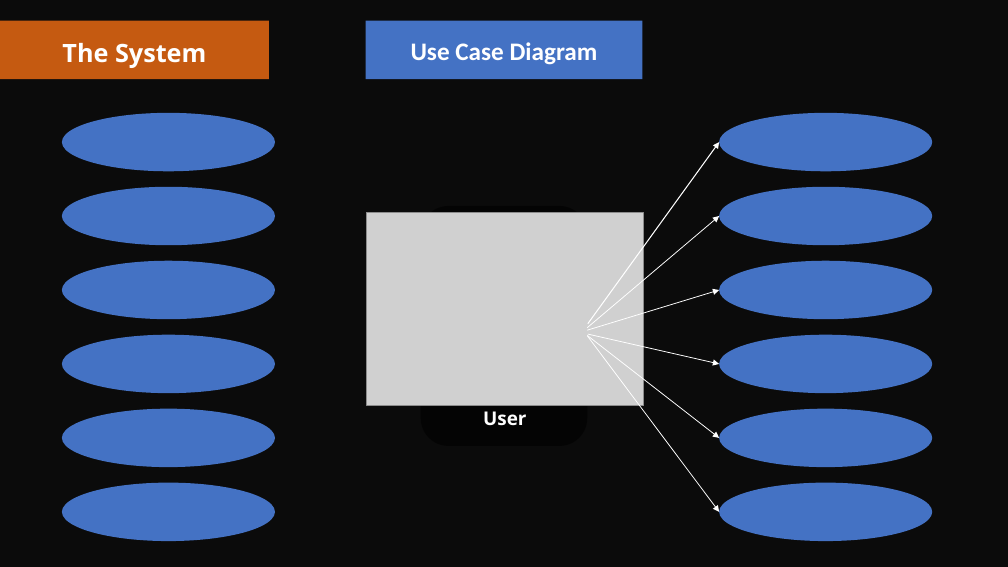
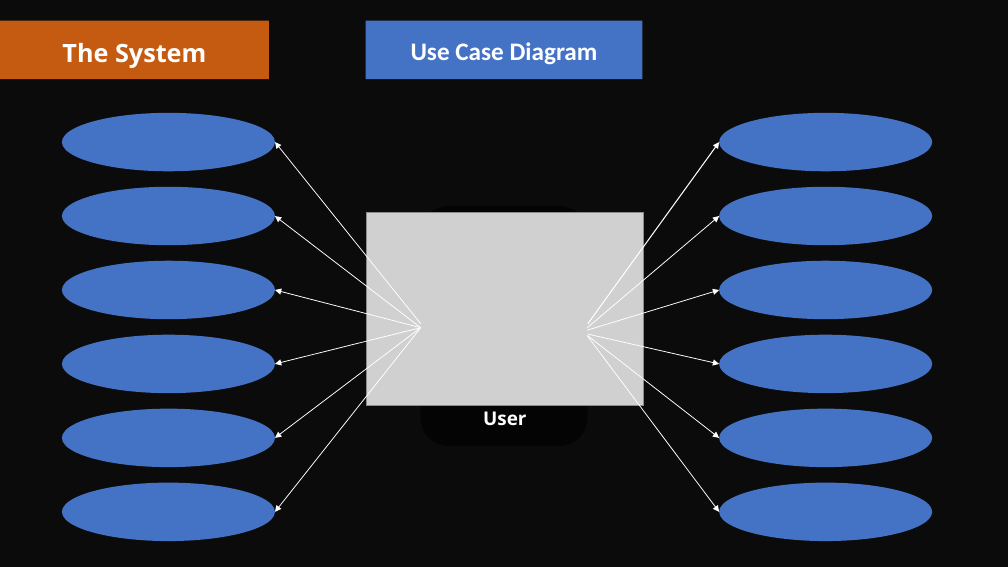
Before and after one commit to vishnuhidesh/FitFuel, a slide deck: slide 5 of Second Review.pptx. Drawn at 1008x567 pixels with LibreOffice and Linux fonts; fonts in the diff are those of the drawing; grey boxes stand for pictures; background and template pictures are left out; a plain dark background stands for a picture behind light text. Boxes give left, top, right and bottom in pixels: in the first picture for what was removed or moved away, otherwise in the second. Text is boxed around its words. In the diff, an @@ line names an element or a change of style, - is before the commit and + after.

```diff
--- a/Second Review.pptx
+++ b/Second Review.pptx
@@ arrow added from (421, 324) to (275, 142), #FFFFFF 0.75 pt @@
@@ arrow added from (421, 327) to (275, 216), #FFFFFF 0.75 pt @@
@@ arrow added from (421, 327) to (275, 290), #FFFFFF 0.75 pt @@
@@ arrow added from (421, 327) to (275, 364), #FFFFFF 0.75 pt @@
@@ arrow added from (421, 327) to (275, 438), #FFFFFF 0.75 pt @@
@@ arrow added from (421, 327) to (275, 512), #FFFFFF 0.75 pt @@
```
Also in this commit, not shown: 1 slide added, 1 other file.
